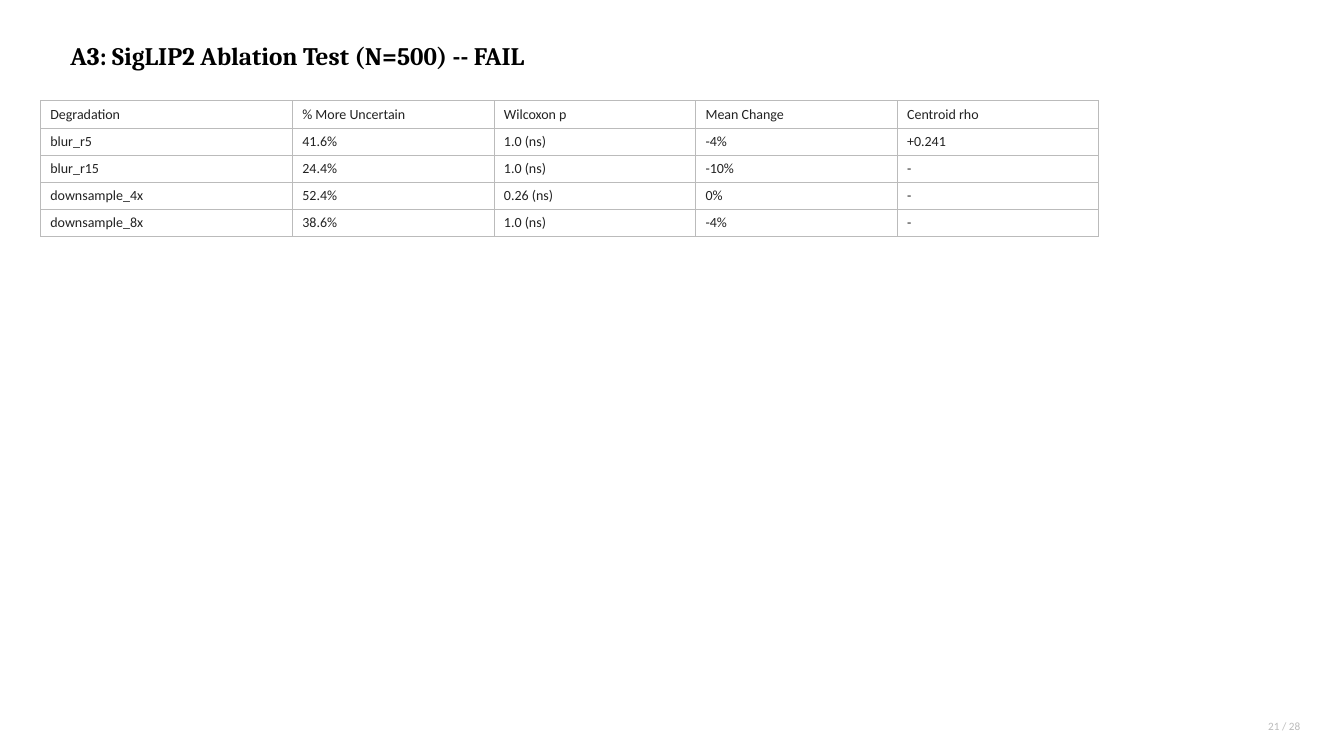
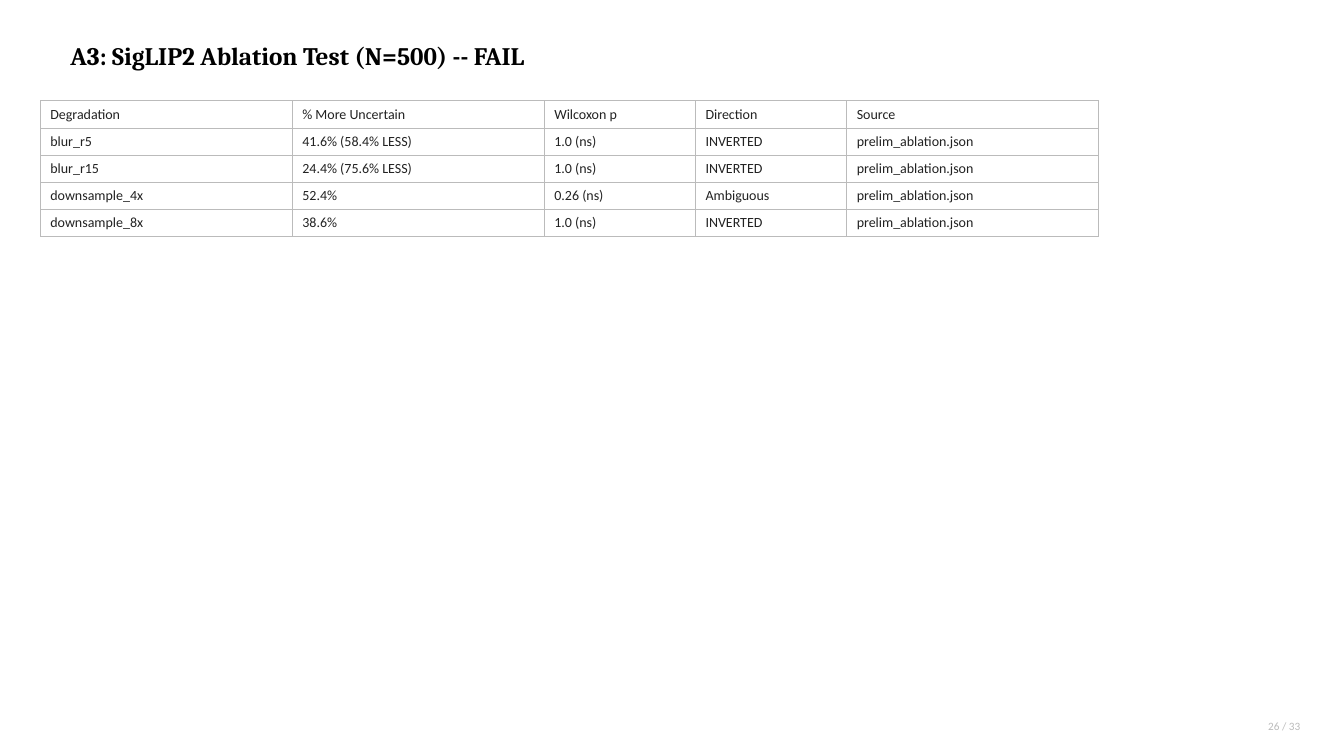
Before and after one commit to fwromano/mcdo-vlm-uncertainty, a slide deck: slide 26 of MC_Dropout_Status_Update.pptx (slide 21 before the commit). Drawn at 1344x756 pixels with LibreOffice and Linux fonts; fonts in the diff are those of the drawing. Boxes give left, top, right and bottom in pixels: in the first picture for what was removed or moved away, otherwise in the second. Text is boxed around its words. In the diff, an @@ line names an element or a change of style, - is before the commit and + after.

```diff
--- a/MC_Dropout_Status_Update.pptx
+++ b/MC_Dropout_Status_Update.pptx
@@ table at (x1=40, y1=101, x2=1099, y2=234) @@
-row 1, column 4: Mean Change
+row 1, column 4: Direction
-row 1, column 5: Centroid rho
+row 1, column 5: Source
-row 2: blur_r5 | 41.6% | 1.0 (ns) | -4% | +0.241
+row 2: blur_r5 | 41.6% (58.4% LESS) | 1.0 (ns) | INVERTED | prelim_ablation.json
-row 3: blur_r15 | 24.4% | 1.0 (ns) | -10% | -
+row 3: blur_r15 | 24.4% (75.6% LESS) | 1.0 (ns) | INVERTED | prelim_ablation.json
-row 4, column 4: 0%
+row 4, column 4: Ambiguous
-row 4, column 5: -
+row 4, column 5: prelim_ablation.json
-row 5, column 4: -4%
+row 5, column 4: INVERTED
-row 5, column 5: -
+row 5, column 5: prelim_ablation.json
@@ text at (x1=1268, y1=723, x2=1300, y2=730): text changed @@
-21 / 28
+26 / 33
```
Also in this commit, not shown: 24 other slides changed, 8 slides added, 3 slides removed, 9 other files.
